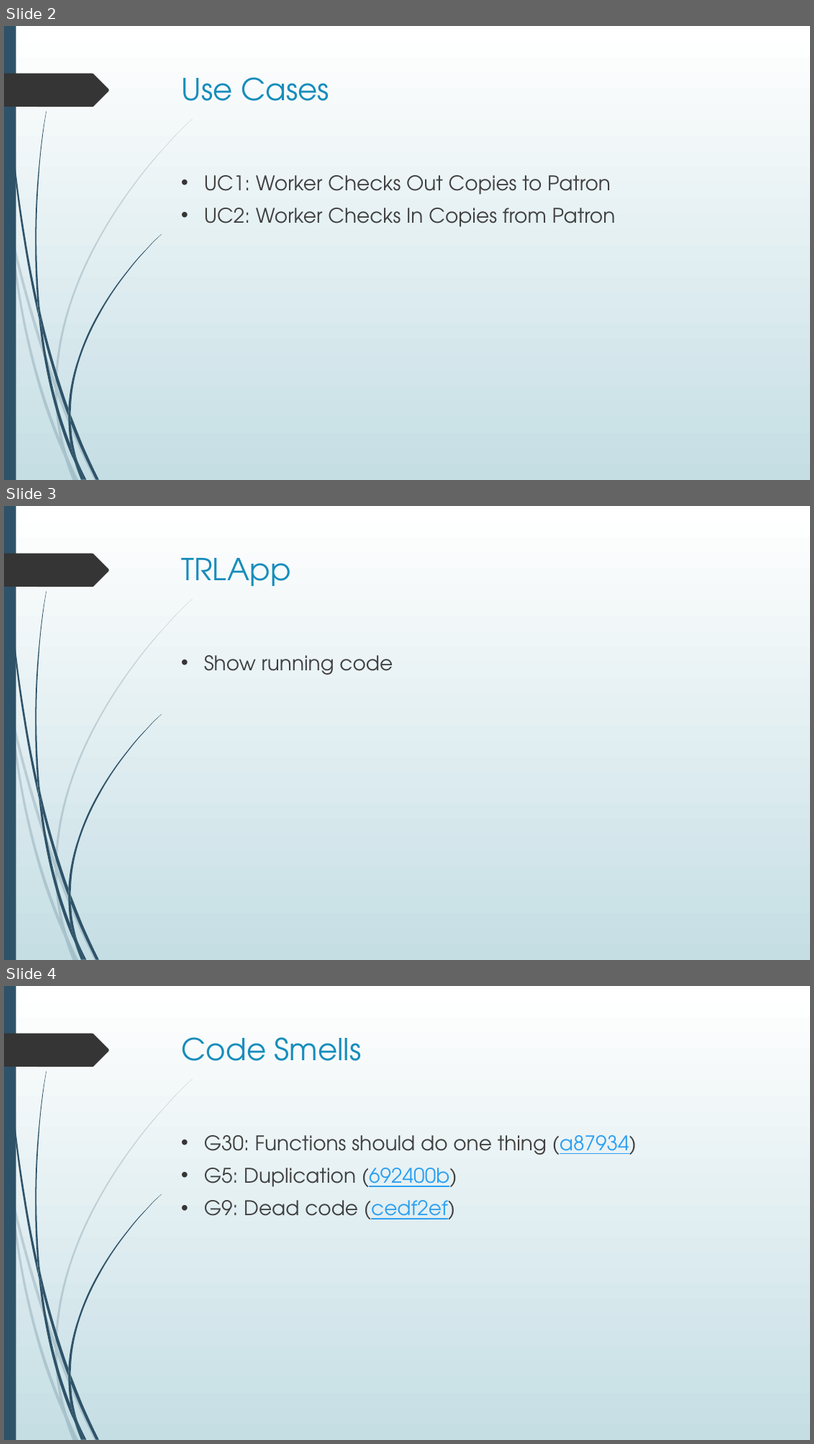
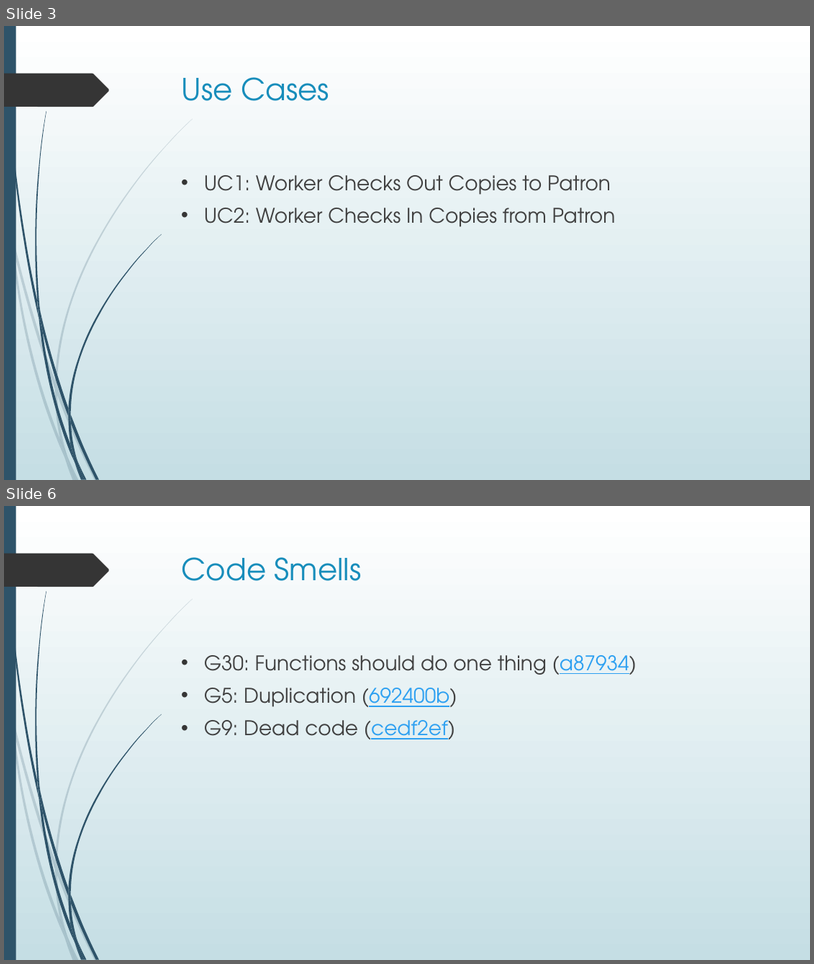
Before and after one commit to dan-ward/TP-6, a slide deck: TRL_final/Textbook Rental Library - Presentation.pptx. Shown one above the other, each under a label of ours: slides 2, 3 and 4 before the commit, slides 3 and 6 after it; the slides between them are not shown. The pictures are 814x1444 and 814x964 pixels, drawn with LibreOffice and Linux fonts; fonts in the diff are those of the drawing. Boxes give left, top, right and bottom in pixels: in the first picture for what was removed or moved away, otherwise in the second. Text is boxed around its words. In the diff, an @@ line names an element or a change of style, - is before the commit and + after.

```diff
--- a/TRL_final/Textbook Rental Library - Presentation.pptx
+++ b/TRL_final/Textbook Rental Library - Presentation.pptx
@@ slide 3 removed at (4,506,810,960), background gradient #FFFFFF to #C5DEE5; not listed: 24 template elements that a slide beside it also shows @@
@@ title removed at (182,558,292,586) @@
-TRLApp
@@ text removed at (204,655,393,674) @@
-• Show running code
@@ what was slide 2 is now slide 3 @@
@@ what was slide 4 is now slide 6 @@
```
Also in this commit, not shown: 3 slides added.
